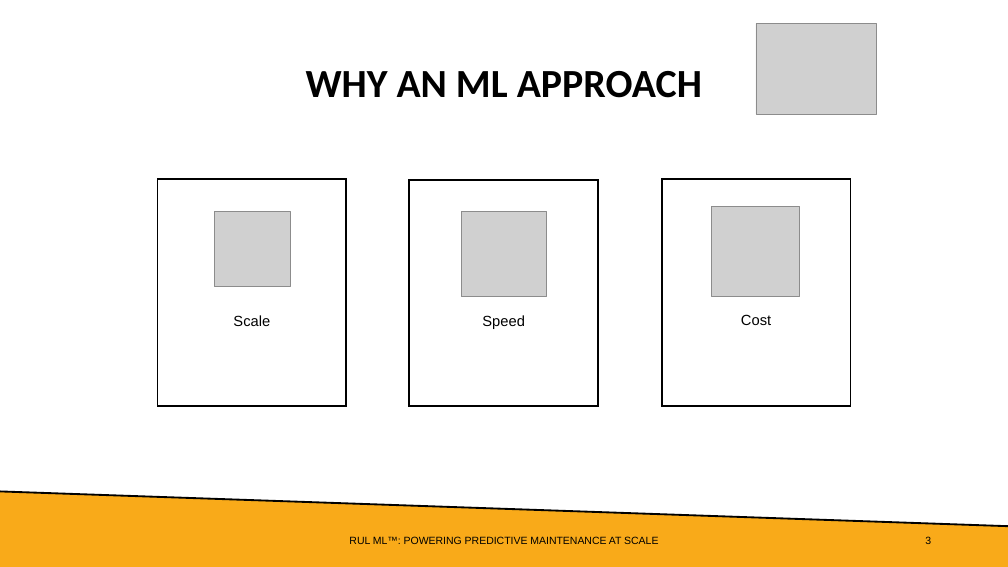
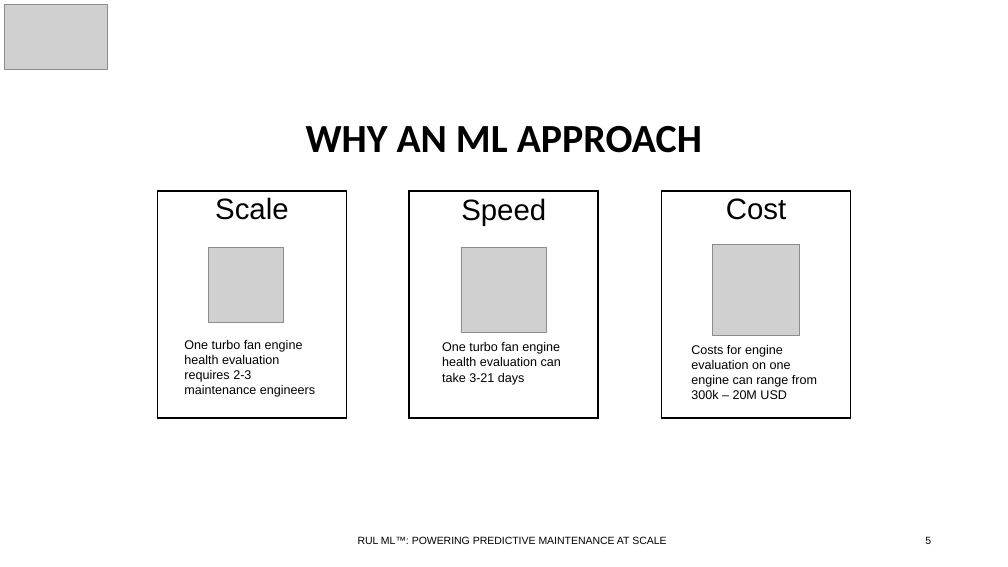
Before and after one commit to ddealwis09/Remaining_Useful_Life, a slide deck: slide 5 of docs/FourthBrain Capstone Demo Day Deck.pptx (slide 3 before the commit). Drawn at 1008x567 pixels with LibreOffice and Linux fonts; fonts in the diff are those of the drawing; grey boxes stand for pictures. Boxes give left, top, right and bottom in pixels: in the first picture for what was removed or moved away, otherwise in the second. Text is boxed around its words. In the diff, an @@ line names an element or a change of style, - is before the commit and + after.

Commit message:
added updates to deck

```diff
--- a/docs/FourthBrain Capstone Demo Day Deck.pptx
+++ b/docs/FourthBrain Capstone Demo Day Deck.pptx
@@ picture added at bbox=[5, 5, 108, 70] @@
@@ picture removed at bbox=[756, 23, 876, 114] @@
@@ title "WHY AN ML APPROACH": place and size @@
-title "WHY AN ML APPROACH" at bbox=[306, 71, 702, 98]
+title "WHY AN ML APPROACH" at bbox=[306, 126, 702, 153]
@@ 3 texts, 3 rectangles: place and size @@
-3 texts, 3 rectangles at bbox=[157, 179, 851, 407]
+3 texts, 3 rectangles at bbox=[157, 191, 851, 418]
@@ size 14 to 28 pt; line spacing 20pt to 0.9; more space between paragraphs; outline #000000 1.75 pt to none in 3 elements at bbox=[215, 197, 288, 220], bbox=[461, 198, 546, 226], bbox=[726, 198, 786, 220] @@
@@ picture: place and size @@
-picture at bbox=[215, 211, 290, 287]
+picture at bbox=[208, 247, 284, 323]
@@ picture: place and size @@
-picture at bbox=[461, 211, 547, 296]
+picture at bbox=[461, 247, 547, 333]
@@ picture: place and size @@
-picture at bbox=[712, 206, 800, 297]
+picture at bbox=[712, 245, 800, 336]
@@ text added at bbox=[184, 340, 315, 397], 12 pt, text #000000 @@
+One turbo fan engine health evaluation requires 2-3 maintenance engineers
@@ text added at bbox=[442, 342, 561, 385], 12 pt, text #000000 @@
+One turbo fan engine health evaluation can take 3-21 days
@@ text added at bbox=[691, 345, 817, 399], 12 pt, text #000000 @@
+Costs for engine evaluation on one engine can range from 300k – 20M USD
@@ freeform shape removed at bbox=[0, 492, 1008, 567] @@
@@ line removed from (0, 492) to (1008, 526) @@
@@ text "RUL ML™: POWERING PREDICTIVE MAINTENANCE ..." at bbox=[358, 536, 666, 544]: alignment centre to right @@
@@ page number at bbox=[925, 536, 931, 544]: text changed @@
-3
+5
```
Also in this commit, not shown: 13 other slides changed, 6 slides added, 3 slides removed, 1 other file.
